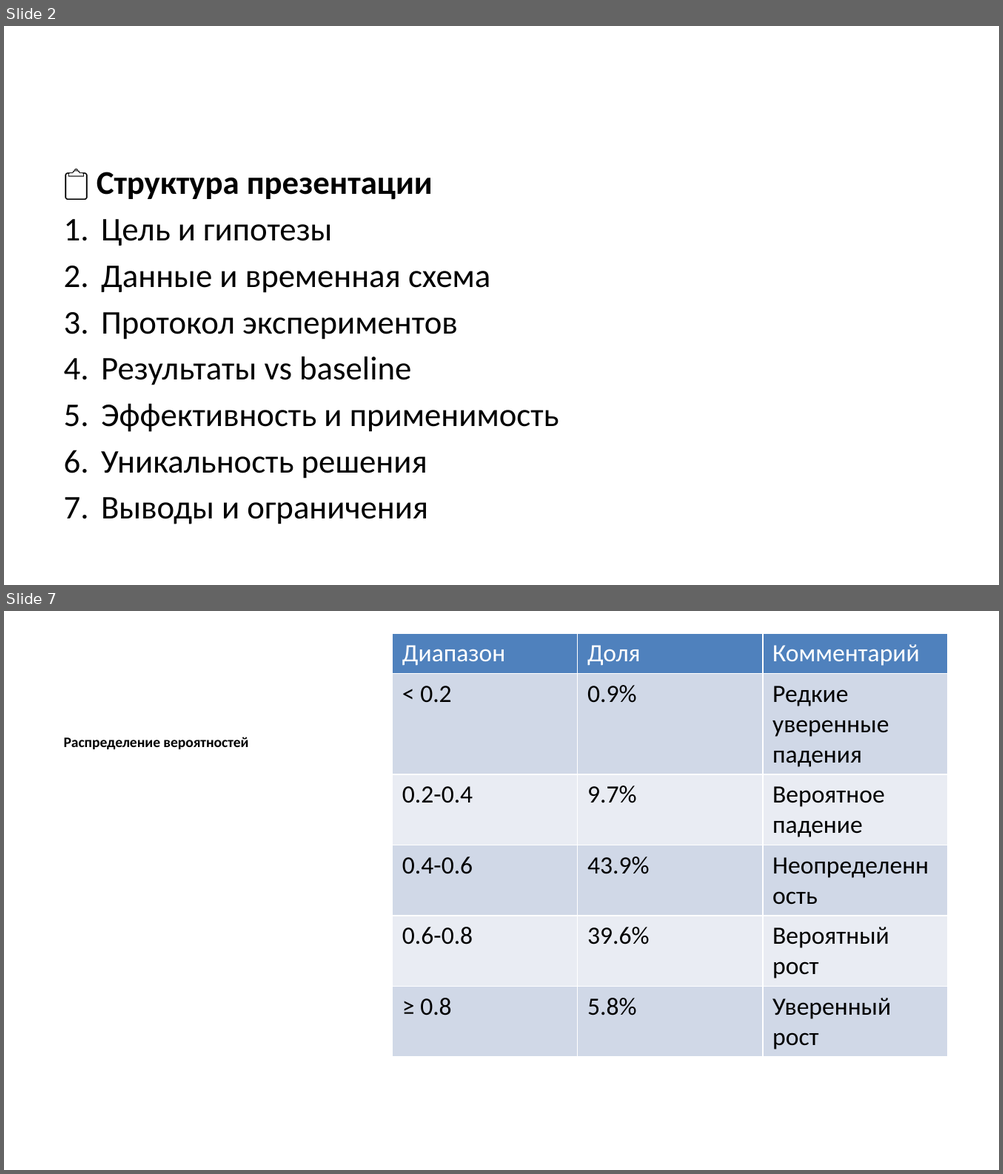
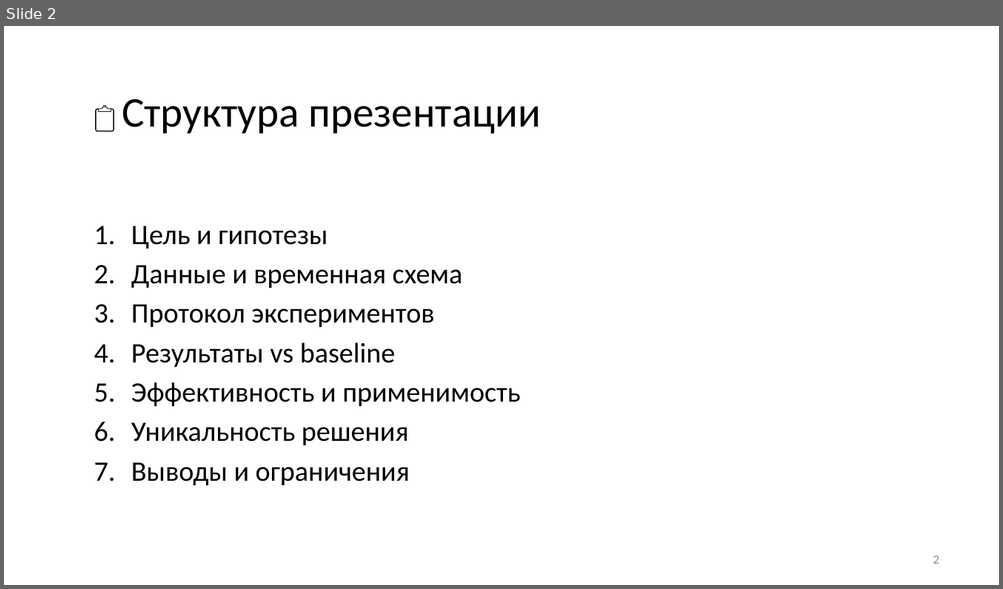
Before and after one commit to sokanaid/finnam-forecast-pulsetech, a slide deck: PITCH_PRESENTATION.pptx. Shown one above the other, each under a label of ours: slides 2 and 7 before the commit, slide 2 after it; the slides between them are not shown. The pictures are 1003x1174 and 1003x589 pixels, drawn with LibreOffice and Linux fonts; fonts in the diff are those of the drawing. Boxes give left, top, right and bottom in pixels: in the first picture for what was removed or moved away, otherwise in the second. Text is boxed around its words. In the diff, an @@ line names an element or a change of style, - is before the commit and + after.

Commit message:
Final updates: clean up presentation formatting

```diff
--- a/PITCH_PRESENTATION.pptx
+++ b/PITCH_PRESENTATION.pptx
@@ slide 7 removed at [4,611,999,1170], background #FFFFFF @@
@@ table removed at [392,633,947,1109], 6 rows, 3 columns @@
-Диапазон | Доля | Комментарий
-< 0.2 | 0.9% | Редкие уверенные падения
-0.2-0.4 | 9.7% | Вероятное падение
-0.4-0.6 | 43.9% | Неопределенность
-0.6-0.8 | 39.6% | Вероятный рост
-≥ 0.8 | 5.8% | Уверенный рост
@@ text removed at [64,737,248,749] @@
-Распределение вероятностей
@@ slide 2 changed as well @@
@@ text "📋 Структура презентации": place and size @@
-text "📋 Структура презентации" at [96,172,559,525]
+text "📋 Структура презентации" at [122,99,540,486]
@@ text "📋 Структура презентации" at [122,99,540,486]: size 24 to 20.4 pt in "📋", "Цель и гипотезы", "Данные и временная схема", "Протокол экспериментов" and 4 more places; size 24 to 30.6 pt, bold off in "Структура презентации" @@
@@ page number added at [933,556,939,564], 9 pt, text #8C8C8C @@
+2
```
Also in this commit, not shown: 8 other slides changed, 4 slides added, 7 other slides removed, 1 other file.
